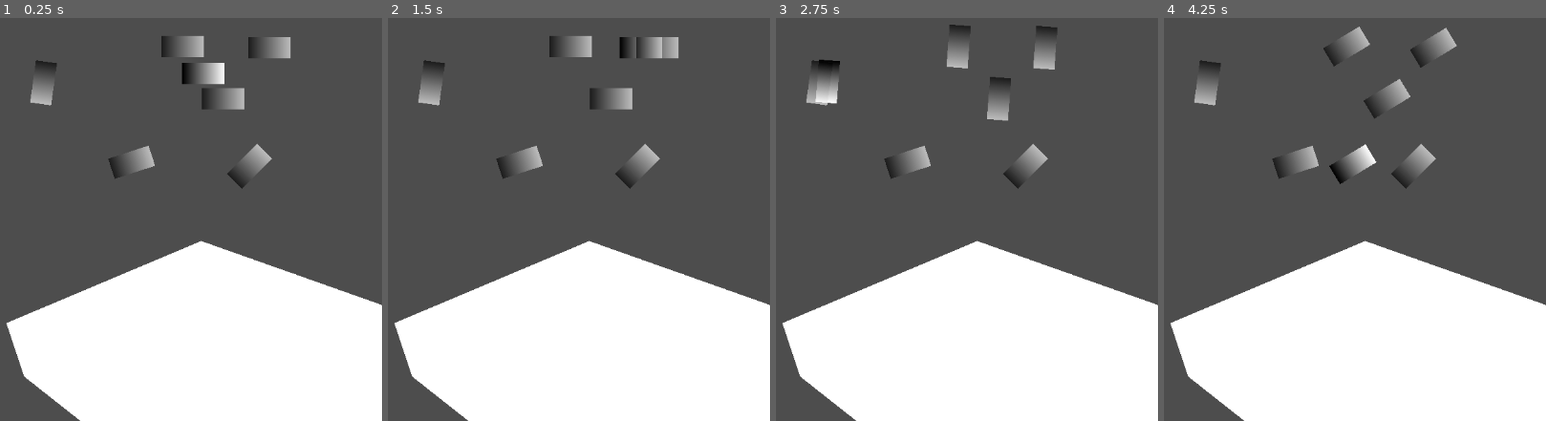
Above: before the commit, frames 1-4 (left to right).
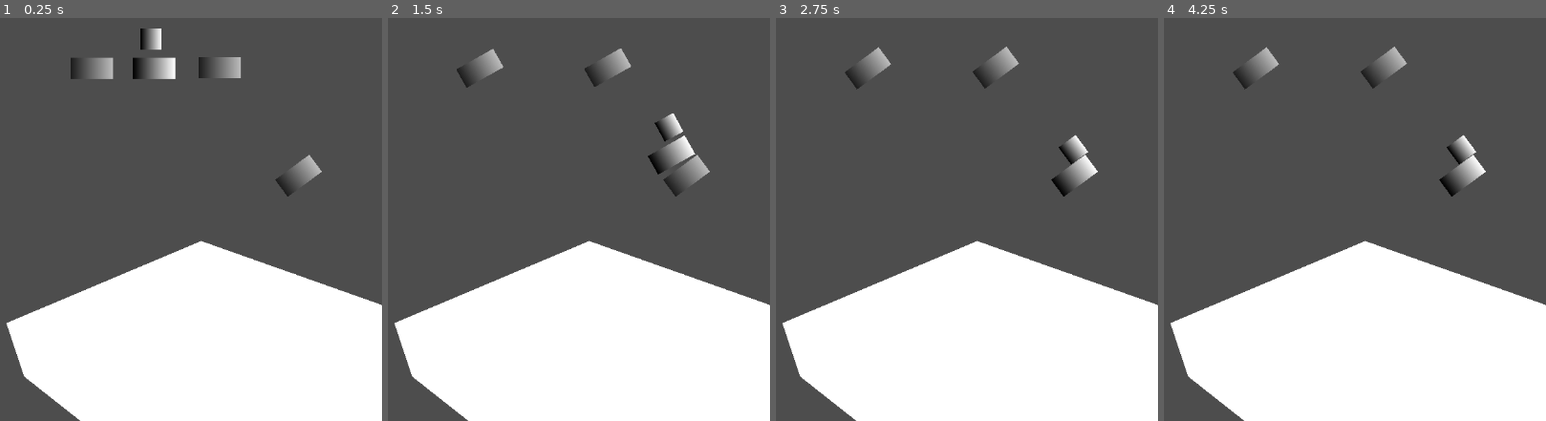
Above: after the commit, the same moments.

Repository: appellatebaton0/wierd-jam
Game: Godot game, scene res://Scenes/Main.tscn
Two runs of this game, one before a commit and one after it. Both use one fixed random seed, a clock stepped at 60 frames per second and the inputs below.
Inputs:
- Up to frame 1 (0.25 s): no input
- Up to frame 2 (1.5 s): tap Enter at 0.5 s; hold W 0.53-1.28 s
- Up to frame 3 (2.75 s): hold W from 2.03 s (still down)
- Up to frame 4 (4.25 s): release W at 3.53 s

The runs differ from the first frame. In frame 1, 4.8% of the frame differs, in the area x 8-85%, y 2-45%; in frame 2, 4.5%; in frame 3, 4.2%; in frame 4, 4.5%.

Commit message:
h1.0.2 - Prototype Riding
Started working on the player riding the rails. Getting it to act the way I want it to is... difficult.

Diff:
--- a/Scenes/Main.tscn
+++ b/Scenes/Main.tscn
@@ -1,17 +1,14 @@
 [gd_scene format=3 uid="uid://p2tyqwglemqs"]
 
-[ext_resource type="Script" uid="uid://dk81vtr7knsdu" path="res://Scripts/SimpleRail.gd" id="1_r150o"]
+[ext_resource type="PackedScene" uid="uid://c83kcii5cge5" path="res://Scenes/SimpleRail.tscn" id="1_r150o"]
 [ext_resource type="PackedScene" uid="uid://b46f20mibw1h3" path="res://Scenes/Transform.tscn" id="2_kln2b"]
-[ext_resource type="Script" uid="uid://c86lscdglgeil" path="res://Scripts/Transform.gd" id="3_rgh2o"]
+[ext_resource type="PackedScene" uid="uid://dsu8ksqadgaqx" path="res://Scenes/Player.tscn" id="4_rgh2o"]
 
 [sub_resource type="Gradient" id="Gradient_00egt"]
 
 [sub_resource type="GradientTexture2D" id="GradientTexture2D_d4d1x"]
 gradient = SubResource("Gradient_00egt")
 height = 32
-
-[sub_resource type="RectangleShape2D" id="RectangleShape2D_00egt"]
-size = Vector2(64, 32)
 
 [node name="Main" type="Node" unique_id=1226045905]
 
@@ -23,65 +20,28 @@
 [node name="CollisionPolygon2D" type="CollisionPolygon2D" parent="Polygon2D/StaticBody2D" unique_id=694761493]
 polygon = PackedVector2Array(9, 176, 303, 52, 588, 153, 1026, 145, 1309, 169, 1325, 319, 1054, 441, 203, 389, 36, 257)
 
-[node name="SimpleRail" type="CharacterBody2D" parent="." unique_id=1357488898 node_paths=PackedStringArray("points")]
-position = Vector2(459, -182)
-velocity = Vector2(-0.1391216, -0.9902754)
-script = ExtResource("1_r150o")
-debug_texture = SubResource("GradientTexture2D_d4d1x")
-points = [NodePath("Transform"), NodePath("@Sprite2D@27637"), NodePath("@Sprite2D@27638"), NodePath("@Sprite2D@28674"), NodePath("@Sprite2D@28675"), NodePath("5")]
+[node name="Camera2D" type="Camera2D" parent="." unique_id=1220805860]
 
-[node name="Sprite2D" type="Sprite2D" parent="SimpleRail" unique_id=2124093363]
+[node name="Player" parent="." unique_id=993666105 instance=ExtResource("4_rgh2o")]
+position = Vector2(139, -253)
+
+[node name="SimpleRail" parent="." unique_id=1357488898 node_paths=PackedStringArray("points") instance=ExtResource("1_r150o")]
+position = Vector2(392, -49)
+points = [NodePath("Point 0"), NodePath("Point 1"), NodePath("Point 2")]
+
+[node name="Point 0" parent="SimpleRail" unique_id=514478884 instance=ExtResource("2_kln2b")]
+position = Vector2(-254, -160)
 texture = SubResource("GradientTexture2D_d4d1x")
+pos = Vector2(138, -209)
 
-[node name="CollisionShape2D" type="CollisionShape2D" parent="SimpleRail" unique_id=1745674482]
-shape = SubResource("RectangleShape2D_00egt")
+[node name="Point 1" parent="SimpleRail" unique_id=1599102106 instance=ExtResource("2_kln2b")]
+position = Vector2(-61, -161)
+texture = SubResource("GradientTexture2D_d4d1x")
+pos = Vector2(331, -210)
 
-[node name="Transform" type="Sprite2D" parent="SimpleRail" unique_id=514478884 instance=ExtResource("2_kln2b")]
-modulate = Color(1, 1, 1, 0.62352943)
-position = Vector2(-123, 19)
+[node name="Point 2" parent="SimpleRail" unique_id=1233960028 instance=ExtResource("2_kln2b")]
+position = Vector2(58, 2.3849983)
+rotation = -0.63399994
 texture = SubResource("GradientTexture2D_d4d1x")
-script = ExtResource("3_rgh2o")
-pos = Vector2(336, -163)
-
-[node name="@Sprite2D@27637" type="Sprite2D" parent="SimpleRail" unique_id=1905080347 instance=ExtResource("2_kln2b")]
-modulate = Color(1, 1, 1, 0.62352943)
-position = Vector2(-184, -60)
-texture = SubResource("GradientTexture2D_d4d1x")
-script = ExtResource("3_rgh2o")
-pos = Vector2(275, -242)
-
-[node name="@Sprite2D@27638" type="Sprite2D" parent="SimpleRail" unique_id=716297252 instance=ExtResource("2_kln2b")]
-modulate = Color(1, 1, 1, 0.62352943)
-position = Vector2(-53, -58)
-texture = SubResource("GradientTexture2D_d4d1x")
-script = ExtResource("3_rgh2o")
-pos = Vector2(406, -240)
-
-[node name="@Sprite2D@28674" type="Sprite2D" parent="SimpleRail" unique_id=527882941 instance=ExtResource("2_kln2b")]
-modulate = Color(1, 1, 1, 0.62352943)
-position = Vector2(-394, -5)
-rotation = 1.7104226
-texture = SubResource("GradientTexture2D_d4d1x")
-script = ExtResource("3_rgh2o")
-pos = Vector2(65, -187)
-rot = 1.7104226
-
-[node name="@Sprite2D@28675" type="Sprite2D" parent="SimpleRail" unique_id=1310612233 instance=ExtResource("2_kln2b")]
-modulate = Color(1, 1, 1, 0.62352943)
-position = Vector2(-261, 115)
-rotation = -0.31415927
-texture = SubResource("GradientTexture2D_d4d1x")
-script = ExtResource("3_rgh2o")
-pos = Vector2(198, -67)
-rot = -0.31415927
-
-[node name="5" type="Sprite2D" parent="SimpleRail" unique_id=397262626 instance=ExtResource("2_kln2b")]
-modulate = Color(1, 1, 1, 0.62352943)
-position = Vector2(-83, 121)
-rotation = -0.7853982
-texture = SubResource("GradientTexture2D_d4d1x")
-script = ExtResource("3_rgh2o")
-pos = Vector2(376, -61)
-rot = -0.7853982
-
-[node name="Camera2D" type="Camera2D" parent="." unique_id=1220805860]
+pos = Vector2(450, -46.615)
+rot = -0.634
--- a/Scenes/Player.tscn
+++ b/Scenes/Player.tscn
@@ -12,7 +12,9 @@
 width = 32
 height = 32
 
-[node name="Player" type="CharacterBody2D" unique_id=993666105]
+[node name="Player" type="CharacterBody2D" unique_id=993666105 groups=["Player"]]
+collision_layer = 2
+collision_mask = 5
 script = ExtResource("1_rpqav")
 
 [node name="CollisionShape2D" type="CollisionShape2D" parent="." unique_id=571296389]
--- a/Scenes/SimpleRail.tscn
+++ b/Scenes/SimpleRail.tscn
@@ -11,9 +11,12 @@
 [sub_resource type="RectangleShape2D" id="RectangleShape2D_00egt"]
 size = Vector2(64, 32)
 
+[sub_resource type="RectangleShape2D" id="RectangleShape2D_w1t0f"]
+size = Vector2(64, 19.5)
+
 [node name="SimpleRail" type="CharacterBody2D" unique_id=1357488898]
+collision_mask = 0
 script = ExtResource("1_w1t0f")
-easing = null
 debug_texture = SubResource("GradientTexture2D_d4d1x")
 
 [node name="Sprite2D" type="Sprite2D" parent="." unique_id=2124093363]
@@ -21,3 +24,12 @@
 
 [node name="CollisionShape2D" type="CollisionShape2D" parent="." unique_id=1745674482]
 shape = SubResource("RectangleShape2D_00egt")
+
+[node name="RailSnap" type="Area2D" parent="." unique_id=12025911]
+position = Vector2(0, 8)
+collision_layer = 4
+collision_mask = 2
+
+[node name="CollisionShape2D" type="CollisionShape2D" parent="RailSnap" unique_id=567593294]
+position = Vector2(0, -34.25)
+shape = SubResource("RectangleShape2D_w1t0f")
--- a/Scripts/Player.gd
+++ b/Scripts/Player.gd
@@ -1,2 +1,21 @@
 class_name Player extends CharacterBody2D
 # The class for the player. Snaps(?) to the nearest rail.
+
+var snapped_to:Rail
+
+func _physics_process(delta: float) -> void:
+
+
+	if snapped_to:
+		rotation = lerp(rotation, snapped_to.rotation, 0.7)
+
+		velocity = snapped_to.velocity
+
+	else:
+		#velocity += get_gravity() * delta
+		rotation += 0.2
+
+		velocity += get_gravity() * delta
+		velocity.x /= 1.1
+
+	move_and_slide()
--- a/Scripts/Rail.gd
+++ b/Scripts/Rail.gd
@@ -3,8 +3,16 @@
 
 const TRANSFORM = preload("res://Scenes/Transform.tscn")
 
+@onready var player:Player = get_tree().get_first_node_in_group("Player")
+
 @export var easing := 0.4 ## How much to ease the movement from one point to another.
 @export var debug_texture:Texture2D ## The texture to apply to the Transforms in the debug view.
+
+@onready var rail_snap := get_rail_snap()
+func get_rail_snap() -> Area2D:
+	for child in get_children():
+		if child is Area2D: return child
+	return null
 
 @warning_ignore("unused_private_class_variable") @export_tool_button("New Transform")
 var _new_transform := _add_transform
@@ -25,28 +33,39 @@
 
 	for child in get_children(): if child is Transform: points.append(child)
 
-	curr = points[0]
-	next = points[1]
+	if len(points) > 1:
+		curr = points[0]
+		next = points[1]
+
 
 func _physics_process(delta: float) -> void:
 
 	# IF anything's gone wrong or this just shouldn't be done, then don't do it.
-	if Engine.is_editor_hint() or not len(points): return
+	if Engine.is_editor_hint(): return
 
-	var pos = lerp_ease(curr.pos, next.pos, lerp_amnt, easing)
-	var rot = lerp_ease(curr.rot, next.rot, lerp_amnt, easing)
+	if len(points) > 1:
 
-	velocity = (pos - global_position) / delta
+		var pos = lerp_ease(curr.pos, next.pos, lerp_amnt, easing)
+		var rot = lerp_ease(curr.rot, next.rot, lerp_amnt, easing)
 
-	rotation = rot
+		velocity = (pos - global_position) / delta
 
-	lerp_amnt = move_toward(lerp_amnt, 1.0, delta / curr.next_interpol_time)
+		rotation = rot
 
-	if lerp_amnt == 1 and next != curr:
-		curr = next
-		next = points[min(points.find(next) + 1, len(points) - 1)]
-		lerp_amnt = 0.0
+		lerp_amnt = move_toward(lerp_amnt, 1.0, delta / curr.next_interpol_time)
 
+		if lerp_amnt == 1 and next != curr:
+			curr = next
+			next = points[min(points.find(next) + 1, len(points) - 1)]
+			lerp_amnt = 0.0
+
+	var rail_bodies := rail_snap.get_overlapping_bodies()
+	print(rail_bodies, " - ", player.snapped_to)
+	if       rail_bodies.has(player) and player.snapped_to == null:
+		print("!!")
+		player.snapped_to = self
+	elif not rail_bodies.has(player) and player.snapped_to == self:
+		player.snapped_to = null
 
 	move_and_slide()
 
--- a/project.godot
+++ b/project.godot
@@ -19,9 +19,15 @@
 
 project/assembly_name="wierd-jam"
 
-[editor_plugins]
+[global_group]
 
-enabled=PackedStringArray("res://addons/godot_super-wakatime/plugin.cfg")
+Player=""
+
+[layer_names]
+
+2d_physics/layer_1="Environment"
+2d_physics/layer_2="Player"
+2d_physics/layer_3="RailSnap"
 
 [physics]
 
